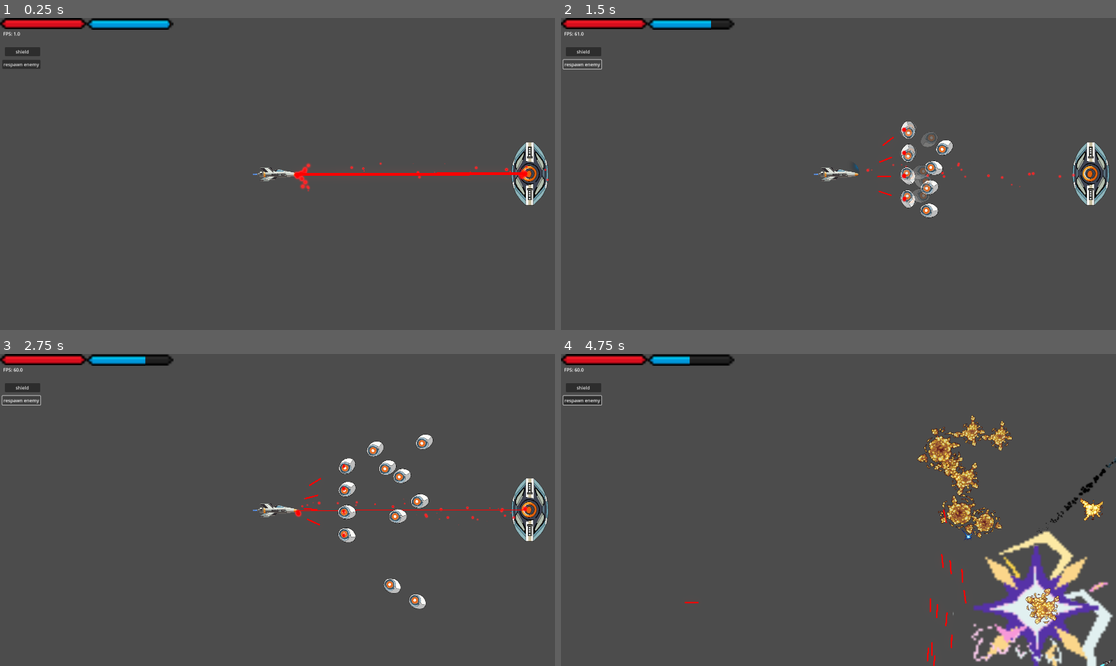
Above: before the commit, frames 1-4 (two rows, left to right).
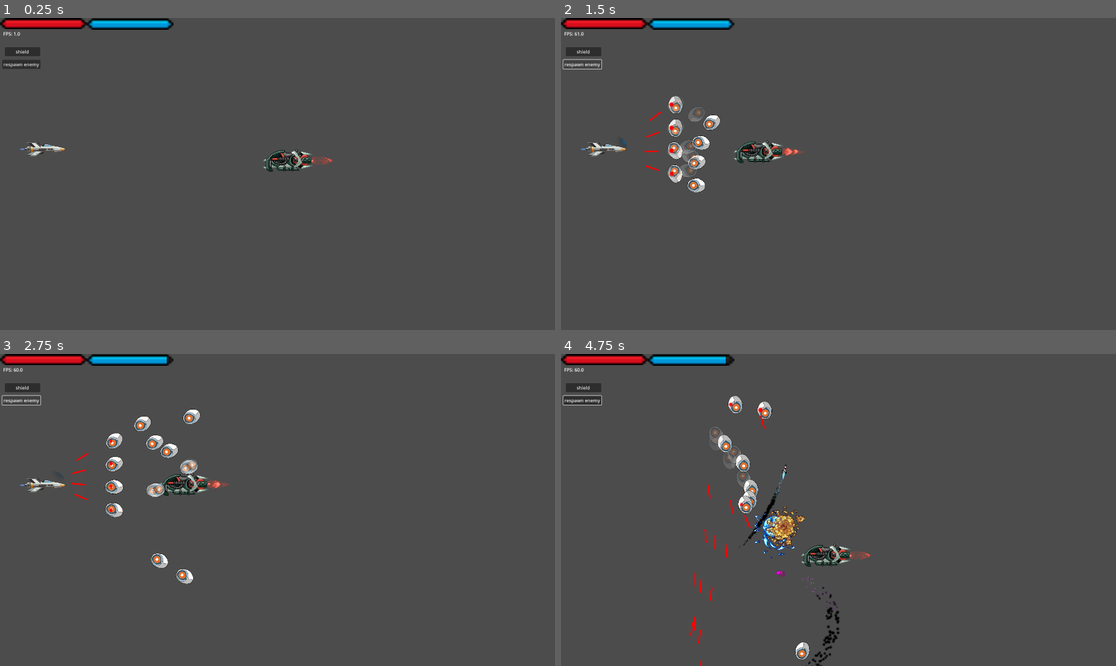
Above: after the commit, the same moments.

Repository: Dantte2/spacegame
Game: Godot game, scene res://scenes/debug.tscn
Two runs of this game, one before a commit and one after it. Both use one fixed random seed, a clock stepped at 60 frames per second and the inputs below. This scene is started directly instead of the project's main scene.
Inputs (mouse positions are in pixels of both pictures, inside the frame that each line leads up to):
- Up to frame 1 (0.25 s): no input
- Up to frame 2 (1.5 s): click "respawn enemy" at 0.5 s; click "respawn enemy" at 1.25 s
- Up to frame 3 (2.75 s): click "respawn enemy" at 2 s
- Up to frame 4 (4.75 s): move the mouse to (960, 494) at 2.77 s; press the mouse at (960, 494) at 2.78 s; hold D (ui_right) 2.78-3.53 s; move the mouse to (727, 525) at 3.52 s; release the mouse at (727, 525) at 3.53 s; hold S (ui_down) 3.53-4.28 s; right-click (727, 525) at 3.6 s; click (727, 525) at 3.8 s; move the mouse to (894, 441) at 4.27 s; hold D (ui_right) from 4.28 s (still down); hold Shift (fire_super) from 4.28 s (still down); click (894, 441) at 4.55 s

The runs differ from the first frame. In frame 1, 2.0% of the frame differs, in the area x 3-99%, y 1-61%; in frame 2, 3.9%; in frame 3, 4.4%; in frame 4, 11%, in the area x 22-100%, y 0-100%.

Commit message:
fuck this shit

Diff:
--- a/scenes/debug.tscn
+++ b/scenes/debug.tscn
@@ -10,7 +10,7 @@
 [ext_resource type="PackedScene" uid="uid://c8t6ci14xvmh" path="res://scenes/player.tscn" id="6_t48sv"]
 [ext_resource type="PackedScene" uid="uid://bg0nh4fulwty8" path="res://scenes/enemy_1.tscn" id="7_t48sv"]
 [ext_resource type="Texture2D" uid="uid://bgaxwnigmbuxe" path="res://assets/ui/bars/04.png" id="9_5ph7u"]
-[ext_resource type="PackedScene" uid="uid://caqixb4uk1em8" path="res://scenes/enemy_2.tscn" id="10_o7ao6"]
+[ext_resource type="PackedScene" uid="uid://bpkiveafyhfog" path="res://scenes/enemy_3.tscn" id="11_naxnx"]
 
 [sub_resource type="AtlasTexture" id="AtlasTexture_o7ao6"]
 atlas = ExtResource("9_5ph7u")
@@ -109,7 +109,7 @@
 position = Vector2(159, 453)
 
 [node name="Camera2D" type="Camera2D" parent="."]
-position = Vector2(159, 453)
+position = Vector2(964, 540)
 scale = Vector2(0.5, 0.5)
 
 [node name="UI" type="CanvasLayer" parent="."]
@@ -137,8 +137,9 @@
 [node name="WorldEnvironment" type="WorldEnvironment" parent="."]
 environment = SubResource("Environment_5ph7u")
 
-[node name="enemy2" parent="." instance=ExtResource("10_o7ao6")]
-position = Vector2(1033, 450)
+[node name="enemy3" parent="." instance=ExtResource("11_naxnx")]
+position = Vector2(1043, 494)
+laser_scene = null
 
 [connection signal="pressed" from="debugcanvas/respawnbutton" to="debugcanvas" method="_on_respawnbutton_pressed"]
 [connection signal="pressed" from="debugcanvas/damageshieldbutton" to="debugcanvas" method="_on_damageshieldbutton_pressed"]
--- /dev/null
+++ b/scenes/enemy_3.tscn
@@ -0,0 +1,56 @@
+[gd_scene load_steps=10 format=3 uid="uid://bpkiveafyhfog"]
+
+[ext_resource type="Script" uid="uid://ct6jvs575wv1g" path="res://scripts/enemy_3.gd" id="1_7ipwp"]
+[ext_resource type="Texture2D" uid="uid://dd14kwylg2rvj" path="res://assets/enemy/Ship3/Ship3.png" id="1_pntu1"]
+[ext_resource type="Texture2D" uid="uid://b88nxnfl75i10" path="res://assets/enemy/Ship3/Exhaust/Turbo_flight/Exhaust1/exhaust1.png" id="2_7nfes"]
+[ext_resource type="PackedScene" uid="uid://2cp7mkucw1cr" path="res://scenes/enemy_laser.tscn" id="2_v1mu1"]
+[ext_resource type="Texture2D" uid="uid://b62qwbkjdv3dj" path="res://assets/enemy/Ship3/Exhaust/Turbo_flight/Exhaust1/exhaust2.png" id="3_7ipwp"]
+[ext_resource type="Texture2D" uid="uid://bhdfioavdftw7" path="res://assets/enemy/Ship3/Exhaust/Turbo_flight/Exhaust1/exhaust3.png" id="4_v1mu1"]
+[ext_resource type="Texture2D" uid="uid://duolhd5ok5f8i" path="res://assets/enemy/Ship3/Exhaust/Turbo_flight/Exhaust1/exhaust4.png" id="5_cwep3"]
+
+[sub_resource type="CapsuleShape2D" id="CapsuleShape2D_7nfes"]
+radius = 16.0
+height = 72.0
+
+[sub_resource type="SpriteFrames" id="SpriteFrames_nfosb"]
+animations = [{
+"frames": [{
+"duration": 1.0,
+"texture": ExtResource("2_7nfes")
+}, {
+"duration": 1.0,
+"texture": ExtResource("3_7ipwp")
+}, {
+"duration": 1.0,
+"texture": ExtResource("4_v1mu1")
+}, {
+"duration": 1.0,
+"texture": ExtResource("5_cwep3")
+}],
+"loop": true,
+"name": &"boost",
+"speed": 15.0
+}]
+
+[node name="enemy3" type="CharacterBody2D" groups=["enemy"]]
+scale = Vector2(2, 2)
+script = ExtResource("1_7ipwp")
+laser_scene = ExtResource("2_v1mu1")
+
+[node name="Sprite2D" type="Sprite2D" parent="."]
+texture = ExtResource("1_pntu1")
+flip_h = true
+
+[node name="CollisionShape2D" type="CollisionShape2D" parent="."]
+rotation = 1.5707964
+shape = SubResource("CapsuleShape2D_7nfes")
+
+[node name="BulletSpawn" type="Node2D" parent="."]
+
+[node name="exhaust" type="AnimatedSprite2D" parent="."]
+z_index = -1
+position = Vector2(57, 0)
+sprite_frames = SubResource("SpriteFrames_nfosb")
+animation = &"boost"
+frame_progress = 0.8639523
+flip_h = true
--- a/scenes/laser.tscn
+++ b/scenes/laser.tscn
@@ -1,18 +1,18 @@
 [gd_scene load_steps=8 format=3 uid="uid://slin2nolfv5p"]
 
 [ext_resource type="Script" uid="uid://s3qc5ouiu5m8" path="res://scripts/laser.gd" id="1_a7dhc"]
-[ext_resource type="Texture2D" uid="uid://cytkv470dod6x" path="res://assets/projectiles/bullets/Fire Effect and Bullet 16x16.png" id="1_xmihv"]
 [ext_resource type="Script" uid="uid://dxja2e1ipa4vu" path="res://addons/trail_2d/trail_2d.gd" id="2_a7dhc"]
+[ext_resource type="Texture2D" uid="uid://dnd5k1ld16qip" path="res://assets/projectiles/bullets/19.png" id="2_jjj73"]
 
-[sub_resource type="AtlasTexture" id="AtlasTexture_xmihv"]
-atlas = ExtResource("1_xmihv")
-region = Rect2(0, 34, 15, 17)
+[sub_resource type="AtlasTexture" id="AtlasTexture_412cd"]
+atlas = ExtResource("2_jjj73")
+region = Rect2(0, 0, 246, 142)
 
 [sub_resource type="SpriteFrames" id="SpriteFrames_5no5p"]
 animations = [{
 "frames": [{
 "duration": 1.0,
-"texture": SubResource("AtlasTexture_xmihv")
+"texture": SubResource("AtlasTexture_412cd")
 }],
 "loop": true,
 "name": &"bullet",
@@ -31,8 +31,8 @@
 script = ExtResource("1_a7dhc")
 
 [node name="AnimatedSprite2D" type="AnimatedSprite2D" parent="."]
-visible = false
 z_index = 10
+scale = Vector2(0.15, 0.15)
 sprite_frames = SubResource("SpriteFrames_5no5p")
 animation = &"bullet"
 frame_progress = 0.501339
@@ -46,6 +46,8 @@
 width = 2.0
 gradient = SubResource("Gradient_jjj73")
 joint_mode = 2
+begin_cap_mode = 2
+end_cap_mode = 2
 antialiased = true
 script = ExtResource("2_a7dhc")
 metadata/_custom_type_script = "uid://dxja2e1ipa4vu"
--- a/scenes/main.tscn
+++ b/scenes/main.tscn
@@ -8,7 +8,6 @@
 [ext_resource type="Texture2D" uid="uid://b7xwrswtanx08" path="res://assets/background/forest 1920x1080/forest_mid.png" id="6_85g3d"]
 [ext_resource type="Texture2D" uid="uid://ijcv6rkg8pyc" path="res://assets/background/forest 1920x1080/forest_short.png" id="7_choun"]
 [ext_resource type="Texture2D" uid="uid://bgaxwnigmbuxe" path="res://assets/ui/bars/04.png" id="8_tipki"]
-[ext_resource type="PackedScene" uid="uid://bg0nh4fulwty8" path="res://scenes/enemy_1.tscn" id="9_85g3d"]
 
 [sub_resource type="AtlasTexture" id="AtlasTexture_85g3d"]
 atlas = ExtResource("8_tipki")
@@ -99,6 +98,3 @@
 texture_under = SubResource("AtlasTexture_tipki")
 texture_progress = SubResource("AtlasTexture_ya4ey")
 metadata/_edit_use_anchors_ = true
-
-[node name="enemy1" parent="." instance=ExtResource("9_85g3d")]
-position = Vector2(864, 430)
--- a/scenes/missle.tscn
+++ b/scenes/missle.tscn
@@ -41,16 +41,17 @@
 
 [sub_resource type="Gradient" id="Gradient_2f2dy"]
 offsets = PackedFloat32Array(0.06603774, 0.3220339, 1)
-colors = PackedColorArray(0.745, 1.161, 1.357, 1, 0, 0, 0, 1, 0.14767182, 0.14767179, 0.14767179, 1)
+colors = PackedColorArray(0.745, 1.161, 1.357, 1, 0, 0, 0, 1, 0.08468998, 0.08468992, 0.08468989, 1)
 
-[sub_resource type="GradientTexture1D" id="GradientTexture1D_epgiw"]
+[sub_resource type="GradientTexture1D" id="GradientTexture1D_2f2dy"]
 gradient = SubResource("Gradient_2f2dy")
+use_hdr = true
 
 [sub_resource type="Curve" id="Curve_4ufnt"]
 _data = [Vector2(0.015151501, 0), 0.0, 0.0, 0, 0, Vector2(0.47727275, 1), 0.0, 0.0, 0, 0, Vector2(1, 0), 0.0, 0.0, 0, 0]
 point_count = 3
 
-[sub_resource type="CurveTexture" id="CurveTexture_n017n"]
+[sub_resource type="CurveTexture" id="CurveTexture_epgiw"]
 curve = SubResource("Curve_4ufnt")
 
 [sub_resource type="ParticleProcessMaterial" id="ParticleProcessMaterial_mrj4v"]
@@ -59,15 +60,13 @@
 emission_box_extents = Vector3(3100, 20, 1)
 direction = Vector3(-1, 0, 0)
 spread = 5.0
-initial_velocity_min = 1.0
-initial_velocity_max = 5000.0
 gravity = Vector3(0, 0, 0)
 tangential_accel_min = 99.99999
 tangential_accel_max = 99.99999
 scale_min = 0.29999998
 scale_max = 0.29999998
-scale_curve = SubResource("CurveTexture_n017n")
-color_ramp = SubResource("GradientTexture1D_epgiw")
+scale_curve = SubResource("CurveTexture_epgiw")
+color_ramp = SubResource("GradientTexture1D_2f2dy")
 
 [node name="missle" type="CharacterBody2D"]
 scale = Vector2(0.5, 0.5)
@@ -98,8 +97,9 @@
 scale = Vector2(0.017401591, 0.3571696)
 amount = 200
 texture = ExtResource("7_epgiw")
-lifetime = 0.3
+lifetime = 0.2
 preprocess = 1.0
-randomness = 1.0
+fixed_fps = 60
 visibility_rect = Rect2(-5000, -1000, 2000, 2000)
+trail_sections = 29
 process_material = SubResource("ParticleProcessMaterial_mrj4v")
--- /dev/null
+++ b/scripts/enemy_3.gd
@@ -0,0 +1,139 @@
+extends CharacterBody2D
+
+# -----------------------------
+# Nodes
+# -----------------------------
+@onready var exhaust: AnimatedSprite2D = $exhaust
+@onready var bullet_spawn: Node2D = $BulletSpawn
+@onready var sprite: Sprite2D = $Sprite2D
+
+# -----------------------------
+# Movement parameters
+# -----------------------------
+@export var max_speed: Vector2 = Vector2(250, 200)  # max horizontal and vertical speed
+@export var acceleration: float = 1500.0
+@export var horizontal_distance: float = 400.0     # preferred X distance from player
+@export var horizontal_deadzone: float = 100.0
+@export var vertical_deadzone: float = 15.0
+@export var prediction_factor: float = 0.3          # how much to lead player
+
+# -----------------------------
+# Wandering parameters
+# -----------------------------
+@export var wander_strength: float = 0.3
+@export var wander_speed: float = 1.5
+var wander_offset_y := 0.0
+var wander_direction := 1.0
+
+# -----------------------------
+# Shooting parameters
+# -----------------------------
+@export var fire_rate: float = 1.5
+@export var burst_count: int = 3
+@export var burst_delay: float = 0.1
+@export var laser_scene: PackedScene
+
+# -----------------------------
+# Internal variables
+# -----------------------------
+var player: CharacterBody2D
+var fire_timer := 0.0
+
+func _ready():
+    if exhaust:
+        exhaust.play("boost")
+        exhaust.visible = true
+
+    wander_offset_y = randf_range(-1, 1)
+
+    # pick first player
+    var players = get_tree().get_nodes_in_group("player_body")
+    if players.size() > 0:
+        player = players[0]
+
+func _physics_process(delta):
+    if not player:
+        return
+
+    # --- Predictive target ---
+    var target_pos = player.global_position
+    if player.has_method("get_velocity"):
+        target_pos += player.get_velocity() * prediction_factor
+
+    # --- Add vertical wandering ---
+    target_pos.y += wander_offset_y * 50
+
+    # --- Horizontal distance logic ---
+    var dx = global_position.x - target_pos.x
+    var desired_x = 0.0
+    if dx < horizontal_distance - horizontal_deadzone:
+        desired_x = max_speed.x
+    elif dx > horizontal_distance + horizontal_deadzone:
+        desired_x = -max_speed.x
+    else:
+        desired_x = 0.0
+
+    # --- Vertical movement ---
+    var dy = target_pos.y - global_position.y
+    var desired_y = 0.0
+    if abs(dy) > vertical_deadzone:
+        desired_y = clamp(dy, -max_speed.y, max_speed.y)
+
+    # --- Smooth acceleration ---
+    velocity.x = move_toward(velocity.x, desired_x, acceleration * delta)
+    velocity.y = move_toward(velocity.y, desired_y, acceleration * delta)
+
+    # --- Apply movement ---
+    move_and_slide()
+
+    # --- Clamp inside camera ---
+    clamp_to_camera()
+
+    # --- Update wandering ---
+    wander_offset_y += wander_direction * wander_speed * delta
+    if wander_offset_y > 1.0 or wander_offset_y < -1.0:
+        wander_direction *= -1
+
+    # --- Shooting ---
+    fire_timer -= delta
+    if fire_timer <= 0:
+        fire_burst()
+        fire_timer = fire_rate
+
+# -----------------------------
+# Fire burst
+# -----------------------------
+func fire_burst():
+    if not laser_scene or not player:
+        return
+    for i in range(burst_count):
+        shoot_one()
+        await get_tree().create_timer(burst_delay).timeout
+
+func shoot_one():
+    var laser = laser_scene.instantiate()
+    laser.global_position = bullet_spawn.global_position
+    var dir = (player.global_position - bullet_spawn.global_position).normalized()
+    laser.velocity = dir * 1300
+    laser.rotation = dir.angle()
+    get_tree().current_scene.add_child(laser)
+
+# -----------------------------
+# Keep enemy in camera view
+# -----------------------------
+func clamp_to_camera():
+    var cam = get_viewport().get_camera_2d()
+    if not cam:
+        return
+    var cam_size = cam.get_zoom() * get_viewport().get_visible_rect().size / 2
+    var cam_rect = Rect2(cam.global_position - cam_size, cam_size * 2)
+
+    # Stop velocity if going out of bounds
+    if (global_position.y <= cam_rect.position.y + 50 and velocity.y < 0) or (global_position.y >= cam_rect.position.y + cam_rect.size.y - 50 and velocity.y > 0):
+        velocity.y = 0
+    if (global_position.x <= cam_rect.position.x + 50 and velocity.x < 0) or (global_position.x >= cam_rect.position.x + cam_rect.size.x - 50 and velocity.x > 0):
+        velocity.x = 0
+
+    # Clamp position
+    global_position.x = clamp(global_position.x, cam_rect.position.x + 50, cam_rect.position.x + cam_rect.size.x - 50)
+    global_position.y = clamp(global_position.y, cam_rect.position.y + 50, cam_rect.position.y + cam_rect.size.y - 50)
--- a/scripts/missle.gd
+++ b/scripts/missle.gd
@@ -4,12 +4,17 @@
 @export var lifetime: float = 5.0
 @export var drop_time: float = 0.2
 @export var drop_speed: float = 850.0
-@export var initial_speed: float = 2000.0
-@export var homing_speed: float = 2000.0
-@export var homing_turn_speed: float = 3.0  # radians/sec
-@export var direction_multiplier: int = 1  # 1 = drop, -1 = rise
-@export var explosion_scene: PackedScene  # Explosion scene
-@export var trail_delay: float = 0.0001  # delay before trail appears
+@export var initial_speed: float = 200.0
+@export var max_speed: float = 2000.0
+@export var acceleration: float = 5000.0
+@export var homing_turn_speed: float = 3.0
+@export var direction_multiplier: int = 1
+@export var explosion_scene: PackedScene
+@export var trail_delay: float = 0.0001
+
+# --- Wobble (optional) ---
+@export var wobble_strength: float = 0.15
+@export var wobble_speed: float = 12.0
 
 enum MissileState { DROPPING, FORWARD }
 var state: MissileState = MissileState.DROPPING
@@ -17,25 +22,24 @@
 
 # --- References ---
 @onready var exhaust: AnimatedSprite2D = $Exhaust
-@onready var trail: GPUParticles2D = $GPUParticles2D  # Make sure this exists
+@onready var trail: GPUParticles2D = $GPUParticles2D
+var trail_timer: Timer
 
 # --- Homing target ---
 var target: Node2D = null
-
-# Timer for trail appearance
-var trail_timer: Timer
-
-# --- Set target externally ---
 func set_target(enemy: Node2D) -> void:
     target = enemy
+
+# Forward movement
+var speed_forward: float = 0.0
 
 func _ready():
     if exhaust:
         exhaust.visible = false
     if trail:
-        trail.emitting = false  # Start disabled
+        trail.emitting = false
 
-    # Create a one-shot timer for trail
+    # Trail delay
     trail_timer = Timer.new()
     trail_timer.wait_time = trail_delay
     trail_timer.one_shot = true
@@ -44,13 +48,11 @@
 
     destroy_after_lifetime()
 
-# --- Trail timer callback ---
 func _on_trail_timer_timeout():
     if trail:
         trail.global_position = global_position
-        trail.emitting = true  # Start GPUParticles emission
+        trail.emitting = true
 
-# --- Lifetime destruction ---
 func destroy_after_lifetime() -> void:
     await get_tree().create_timer(lifetime).timeout
     explode()
@@ -59,27 +61,45 @@
     state_timer += delta
 
     match state:
+
+        # -------------------------------------------------
+        # DROPPING PHASE
+        # -------------------------------------------------
         MissileState.DROPPING:
-            # Drop phase
             position.y += drop_speed * delta * direction_multiplier
+
             if state_timer >= drop_time:
                 state = MissileState.FORWARD
                 state_timer = 0.0
+
                 if exhaust:
                     exhaust.visible = true
                     exhaust.play("exhaust")
-                if trail_timer:
-                    trail_timer.start()
 
+                trail_timer.start()
+
+        # -------------------------------------------------
+        # FORWARD PHASE (ACCELERATION + ARCADE HOMING)
+        # -------------------------------------------------
         MissileState.FORWARD:
-            # Smooth homing
-            var velocity_dir = Vector2(initial_speed, 0).rotated(rotation)
+
+            # --- Forward acceleration ---
+            speed_forward += acceleration * delta
+            speed_forward = clamp(speed_forward, 0.0, max_speed)
+
+            # Movement base direction
+            var velocity_dir = Vector2(speed_forward, 0).rotated(rotation)
+
+            # --- Arcade homing (your original implementation) ---
             if target and target.is_inside_tree():
                 var to_target = (target.global_position - global_position).normalized()
                 var desired_angle = to_target.angle()
                 var max_turn = homing_turn_speed * delta
                 rotation += clamp(desired_angle - rotation, -max_turn, max_turn)
-                velocity_dir = Vector2(initial_speed, 0).rotated(rotation)
+
+            # --- Wobble effect (optional) ---
+            if wobble_strength > 0.0:
+                rotation += sin(Time.get_ticks_msec() * 0.001 * wobble_speed) * wobble_strength * delta
 
             # Move missile
             var collision = move_and_collide(velocity_dir * delta)
@@ -88,9 +108,9 @@
                 if hit and hit.is_in_group("enemy"):
                     explode()
                     if hit.has_method("take_damage"):
-                        hit.take_damage(10)  # adjust damage if needed
+                        hit.take_damage(10)
 
-    # --- Exhaust shader update ---
+    # Exhaust shader update
     if exhaust and exhaust.visible:
         var shader_material = exhaust.material
         if shader_material:
@@ -98,7 +118,6 @@
             shader_material.set("shader_parameter/pulse_amount", 0.3)
             shader_material.set("shader_parameter/time", Time.get_ticks_msec() / 1000.0)
 
-# --- Explosion function ---
 func explode():
     if explosion_scene:
         var explosion = explosion_scene.instantiate()
Binary file added: assets/projectiles/bullets/19.png
Not shown, added: assets/projectiles/bullets/19.png.import
Not shown: 1 places in scenes/main.tscn that only renumber resources
Not shown, added: scripts/enemy_3.gd.uid
